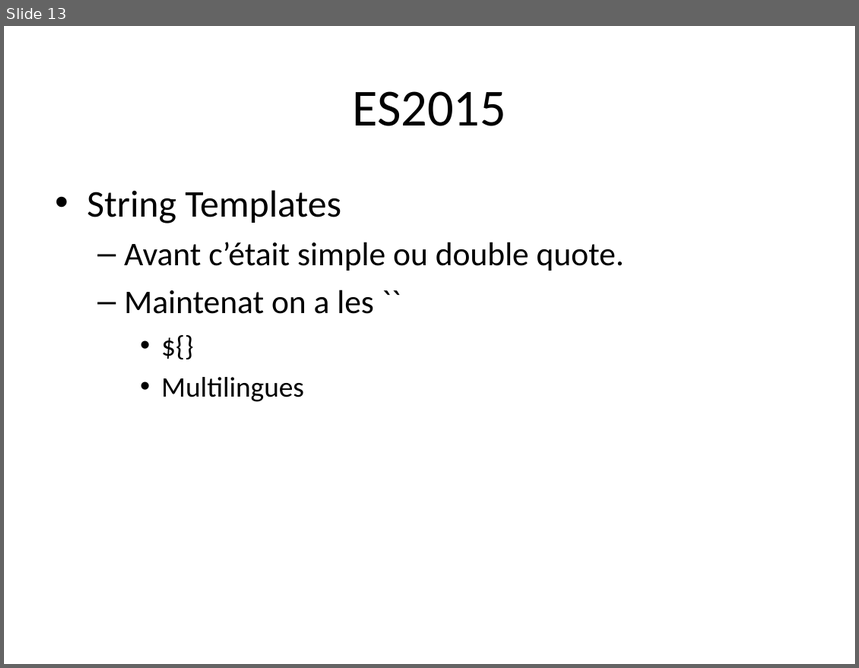
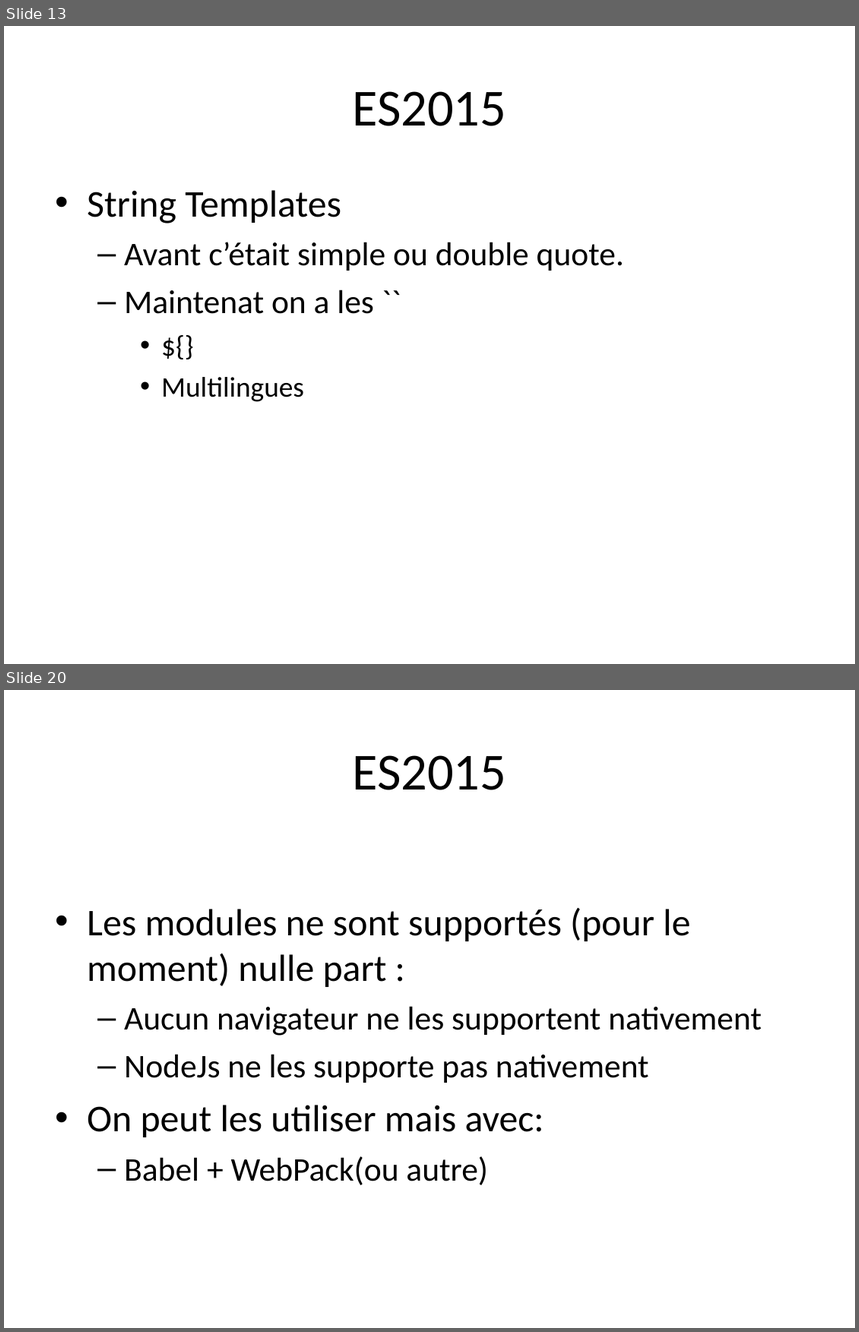
Before and after one commit to mehdizyane/formation_es2015, a slide deck: ES2015.odp. Shown one above the other, each under a label of ours: slide 13 before the commit, slides 13 and 20 after it; the slides between them are not shown. The pictures are 859x668 and 859x1332 pixels, drawn with LibreOffice and Linux fonts; fonts in the diff are those of the drawing. Boxes give left, top, right and bottom in pixels: in the first picture for what was removed or moved away, otherwise in the second. Text is boxed around its words. In the diff, an @@ line names an element or a change of style, - is before the commit and + after.

```diff
--- a/ES2015.odp
+++ b/ES2015.odp
@@ slide 20 added at <box>4,690,855,1328</box>, background #FFFFFF @@
@@ title added at <box>352,755,506,790</box>, 44 pt, text #000000 @@
+ES2015
@@ text added at <box>87,908,762,1186</box>, 28 pt, text #000000 @@
+• Les modules ne sont supportés (pour le moment) nulle part :
+  – Aucun navigateur ne les supportent nativement
+  – NodeJs ne les supporte pas nativement
+• On peut les utiliser mais avec:
+  – Babel + WebPack(ou autre)
```
Also in this commit, not shown: 9 other slides added, 14 other files.
